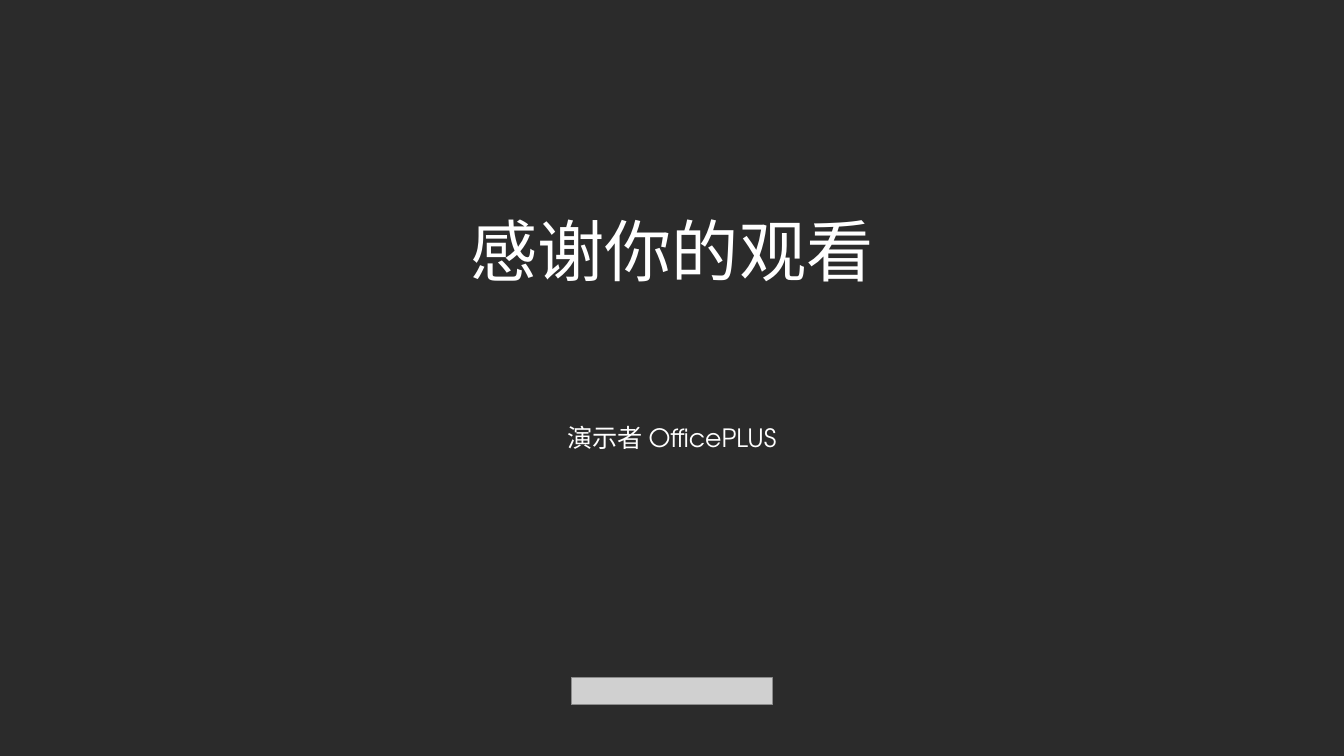
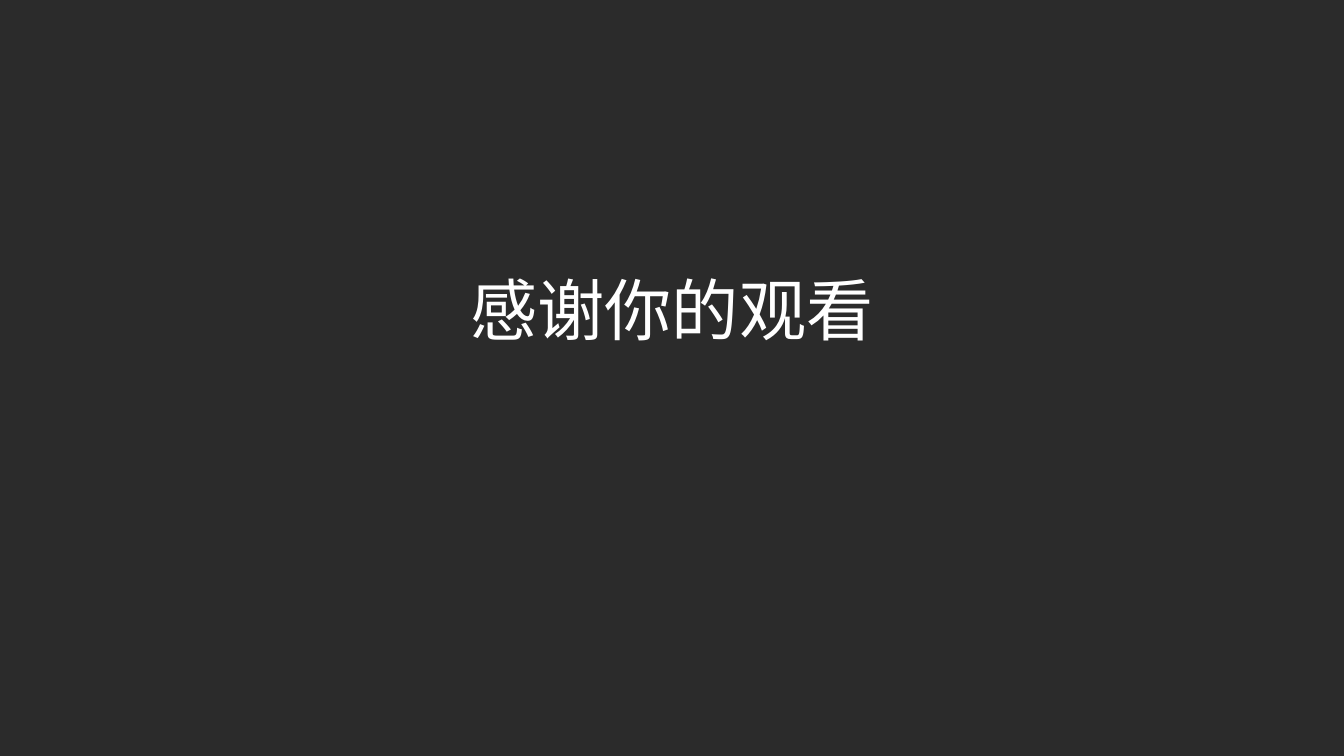
Before and after one commit to mikemikemao/c-11, a slide deck: slide 34 of encryption.pptx (slide 26 before the commit). Drawn at 1344x756 pixels with LibreOffice and Linux fonts; fonts in the diff are those of the drawing; grey boxes stand for pictures; background and template pictures are left out; a plain dark background stands for a picture behind light text. Boxes give left, top, right and bottom in pixels: in the first picture for what was removed or moved away, otherwise in the second. Text is boxed around its words. In the diff, an @@ line names an element or a change of style, - is before the commit and + after.

```diff
--- a/encryption.pptx
+++ b/encryption.pptx
@@ text "感谢你的观看": place and size @@
-text "感谢你的观看" at [470, 219, 873, 282]
+text "感谢你的观看" at [470, 278, 873, 341]
@@ text removed at [567, 426, 777, 449] @@
-演示者 OfficePLUS
@@ picture removed at [572, 679, 773, 706] @@
```
Also in this commit, not shown: 7 other slides changed, 14 slides added, 7 slides removed.
